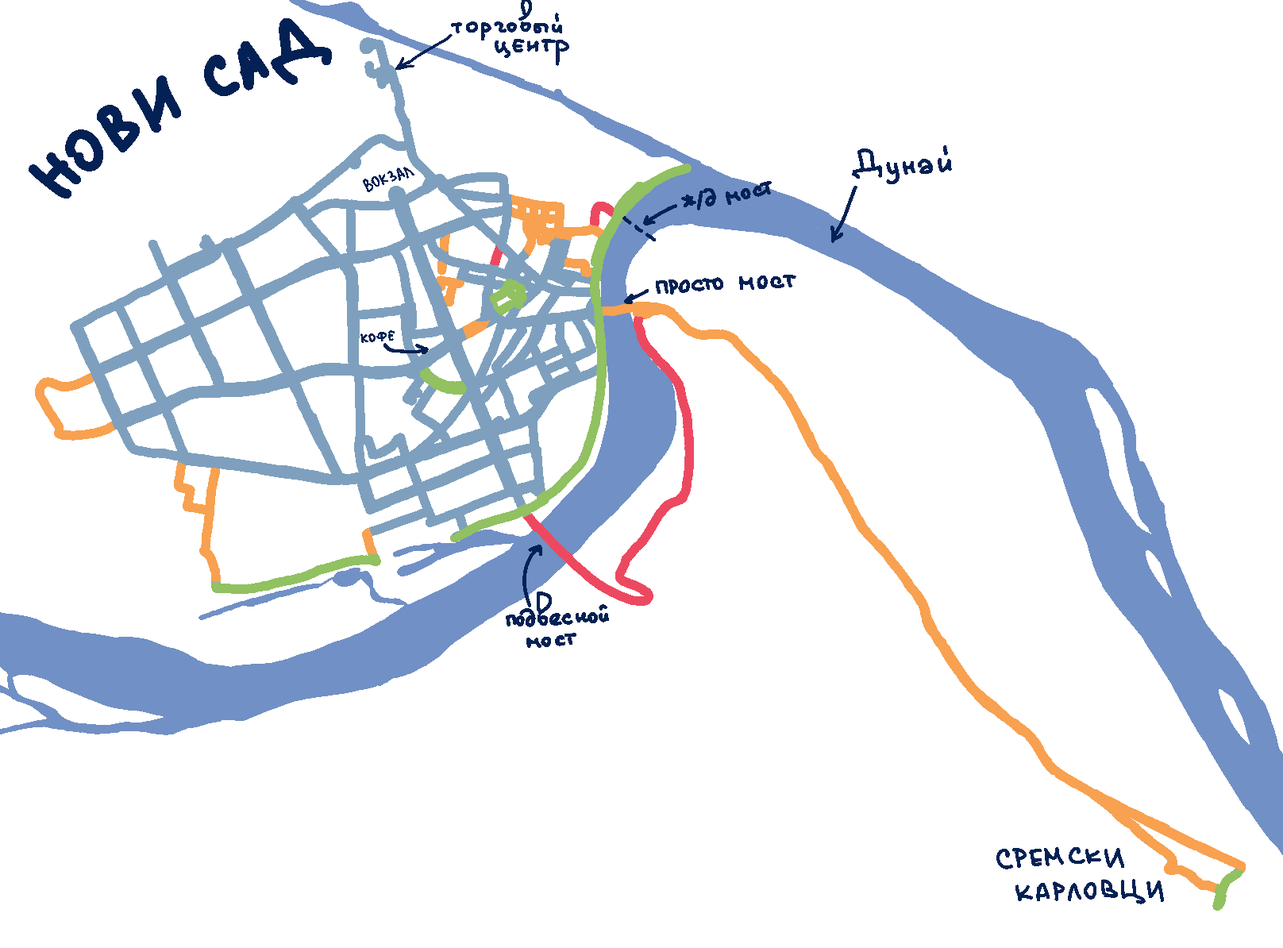
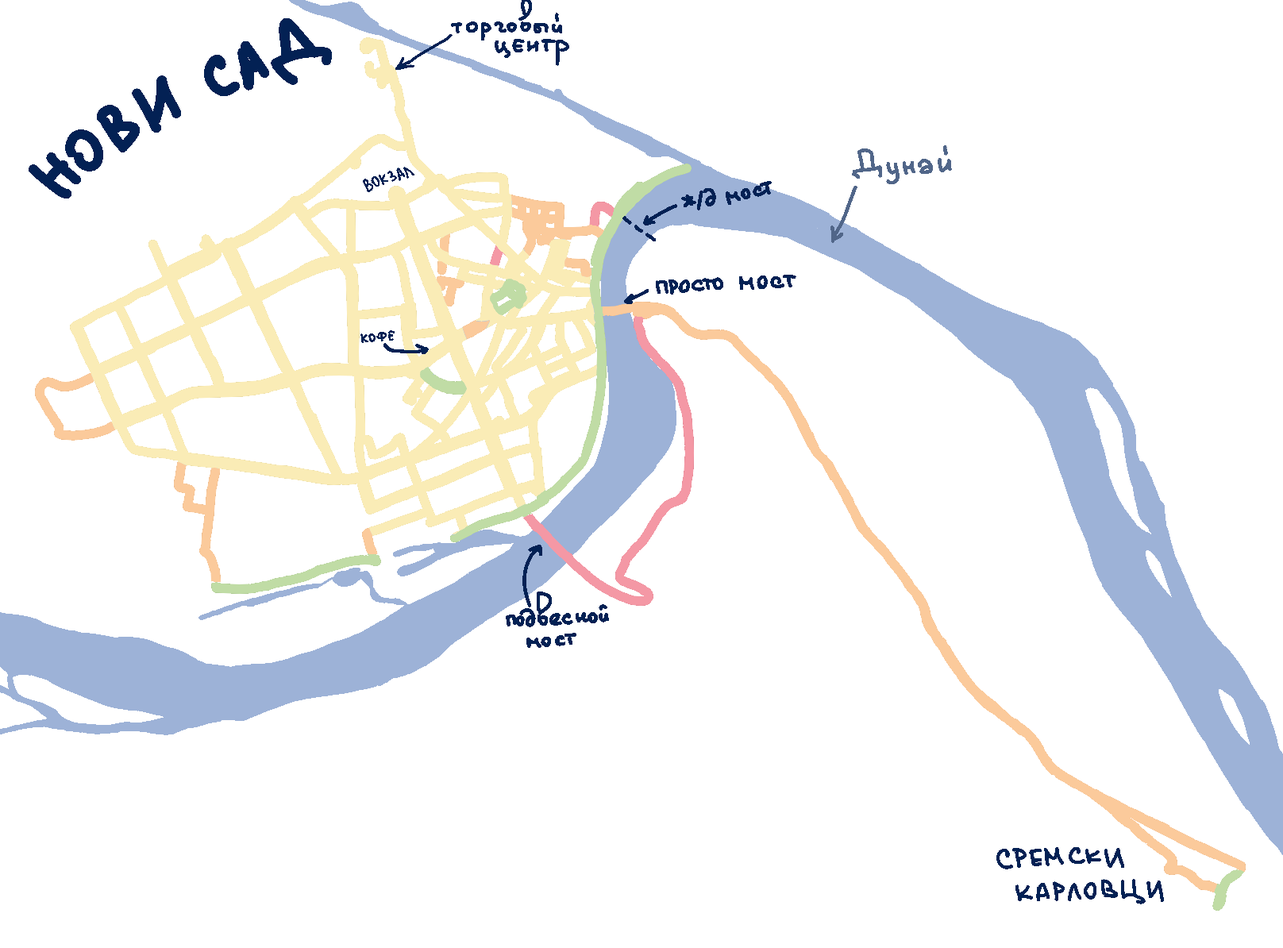
Before/after of a (1283, 948) layered artwork. What changed in the layer stack:
"Paint Layer 6": opacity 100% → 57%, painted on it over [0, 0, 1283, 911]
painted on "Paint Layer 3" over [0, 0, 1283, 911]
"Paint Layer 2": opacity 100% → 69% over [0, 0, 1283, 911]
